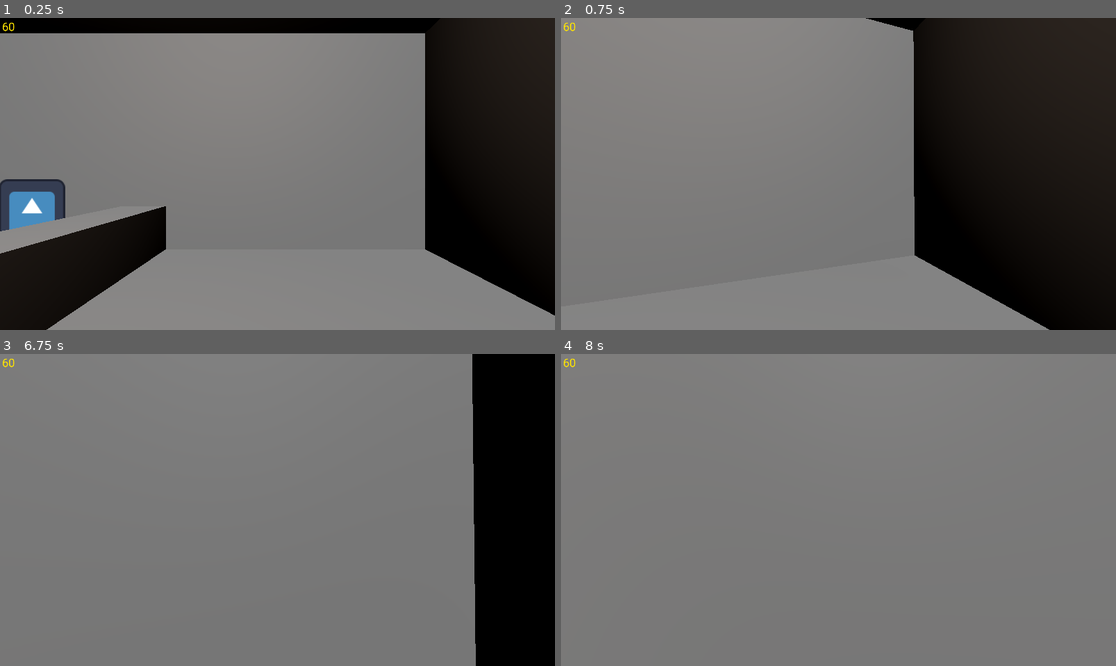
Above: before the commit, frames 1-4 (two rows, left to right).
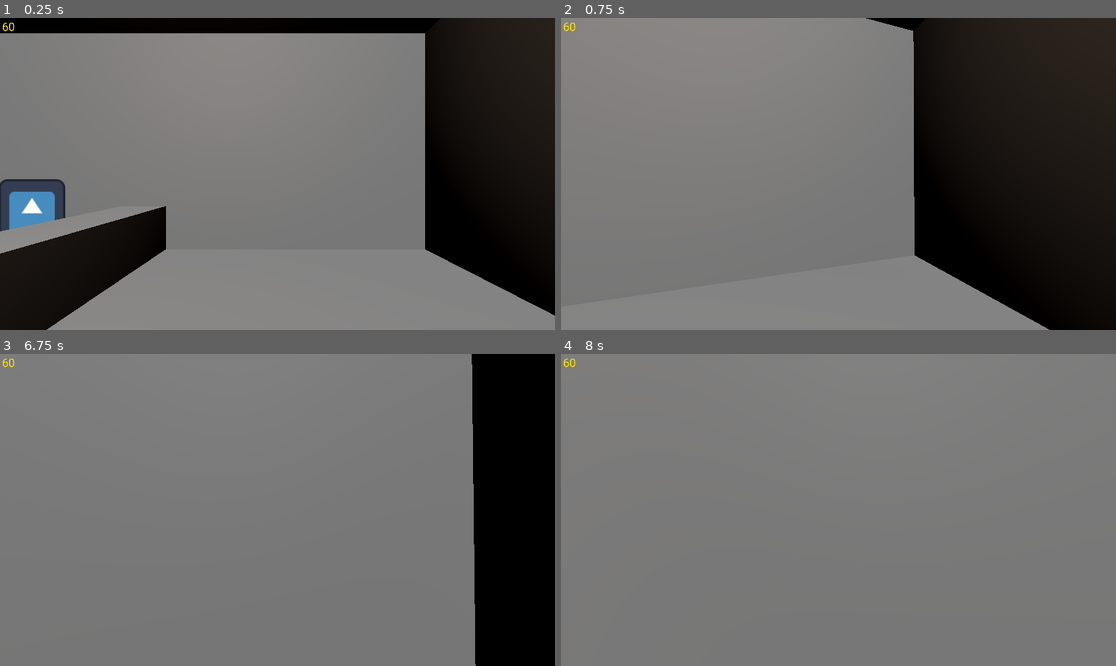
Above: after the commit, the same moments.

Repository: chybby/ldjam51
Game: Godot game, scene res://scenes/Game.tscn
Two runs of this game, one before a commit and one after it. Both use one fixed random seed, a clock stepped at 60 frames per second and the inputs below. The engine's default icon, where the game draws it, is replaced by a stand-in: a white triangle on a blue panel in a dark square.
Inputs (mouse positions are in pixels of both pictures, inside the frame that each line leads up to):
- Up to frame 1 (0.25 s): no input
- Up to frame 2 (0.75 s): tap Enter at 0.5 s; move the mouse to (866, 174) at 0.52 s; hold W (move_forward) from 0.53 s (still down)
- Up to frame 3 (6.75 s): move the mouse to (249, 510) at 1.27 s; tap Space at 2, 3.5, 5 s; move the mouse to (288, 503) at 2.02 s; tap Enter at 2.75, 4.25 s; move the mouse to (271, 516) at 2.77 s; move the mouse to (316, 513) at 3.52 s; move the mouse to (233, 506) at 4.27 s; move the mouse to (283, 510) at 5.02 s; move the mouse to (255, 503) at 5.77 s; release W (move_forward) at 5.78 s; hold D (move_right) 5.78-6.53 s; move the mouse to (305, 510) at 6.52 s; hold W (move_forward) from 6.53 s (still down)
- Up to frame 4 (8 s): keep holding W (move_forward); move the mouse to (810, 510) at 7.27 s

The runs differ from the first frame. In frame 3, less than 0.1% of the frame differs, in the area x 84-86%, y 0-100%; in frame 4, less than 0.1%.

Commit message:
Make cafe bigger.

Diff:
--- a/scenes/Cafe.tscn
+++ b/scenes/Cafe.tscn
@@ -1,10 +1,10 @@
 [gd_scene load_steps=15 format=3 uid="uid://r4ni5b7ycshx"]
 
 [sub_resource type="BoxShape3D" id="BoxShape3D_d1fc5"]
-size = Vector3(10, 1, 10)
+size = Vector3(20, 1, 10)
 
 [sub_resource type="PlaneMesh" id="PlaneMesh_ria0y"]
-size = Vector2(10, 10)
+size = Vector2(20, 10)
 
 [sub_resource type="BoxShape3D" id="BoxShape3D_0mv6x"]
 size = Vector3(1, 1, 10)
@@ -13,22 +13,22 @@
 size = Vector3(1, 1, 10)
 
 [sub_resource type="BoxShape3D" id="BoxShape3D_j2eyu"]
-size = Vector3(10, 1, 10)
+size = Vector3(20, 1, 10)
 
 [sub_resource type="PlaneMesh" id="PlaneMesh_ohe3g"]
-size = Vector2(10, 10)
+size = Vector2(20, 10)
 
 [sub_resource type="BoxShape3D" id="BoxShape3D_udxxt"]
-size = Vector3(10, 5, 1)
+size = Vector3(20, 5, 1)
 
 [sub_resource type="PlaneMesh" id="PlaneMesh_xn4hf"]
-size = Vector2(10, 5)
+size = Vector2(20, 5)
 
 [sub_resource type="BoxShape3D" id="BoxShape3D_ej5e2"]
-size = Vector3(10, 5, 1)
+size = Vector3(20, 5, 1)
 
 [sub_resource type="PlaneMesh" id="PlaneMesh_f45oq"]
-size = Vector2(10, 5)
+size = Vector2(20, 5)
 
 [sub_resource type="BoxShape3D" id="BoxShape3D_a2s67"]
 size = Vector3(10, 5, 1)
@@ -47,10 +47,11 @@
 [node name="Floor" type="StaticBody3D" parent="."]
 
 [node name="CollisionShape3d" type="CollisionShape3D" parent="Floor"]
-transform = Transform3D(1, 0, 0, 0, 1, 0, 0, 0, 1, 0, -0.5, 0)
+transform = Transform3D(1, 0, 0, 0, 1, 0, 0, 0, 1, -5, -0.5, 0)
 shape = SubResource("BoxShape3D_d1fc5")
 
 [node name="MeshInstance3d" type="MeshInstance3D" parent="Floor"]
+transform = Transform3D(1, 0, 0, 0, 1, 0, 0, 0, 1, -5, 0, 0)
 mesh = SubResource("PlaneMesh_ria0y")
 
 [node name="Bar" type="StaticBody3D" parent="."]
@@ -67,43 +68,43 @@
 [node name="Ceiling" type="StaticBody3D" parent="."]
 
 [node name="CollisionShape3d" type="CollisionShape3D" parent="Ceiling"]
-transform = Transform3D(1, 0, 0, 0, 1, 0, 0, 0, 1, 0, 5.5, 0)
+transform = Transform3D(1, 0, 0, 0, 1, 0, 0, 0, 1, -5, 5.5, 0)
 shape = SubResource("BoxShape3D_j2eyu")
 
 [node name="MeshInstance3d" type="MeshInstance3D" parent="Ceiling"]
-transform = Transform3D(1, 0, 0, 0, -1, 8.74228e-08, 0, -8.74228e-08, -1, 0, 5, 0)
+transform = Transform3D(1, 0, 0, 0, -1, 8.74228e-08, 0, -8.74228e-08, -1, -5, 5, 0)
 mesh = SubResource("PlaneMesh_ohe3g")
 
 [node name="Wall1" type="StaticBody3D" parent="."]
 
 [node name="CollisionShape3d" type="CollisionShape3D" parent="Wall1"]
-transform = Transform3D(1, 0, 0, 0, 1, 0, 0, 0, 1, 0, 2.5, -5.5)
+transform = Transform3D(1, 0, 0, 0, 1, 0, 0, 0, 1, -5, 2.5, -5.5)
 shape = SubResource("BoxShape3D_udxxt")
 
 [node name="MeshInstance3d" type="MeshInstance3D" parent="Wall1"]
-transform = Transform3D(1, 0, 0, 0, -4.37114e-08, -1, 0, 1, -4.37114e-08, 0, 2.5, -5)
+transform = Transform3D(1, 0, 0, 0, -4.37114e-08, -1, 0, 1, -4.37114e-08, -5, 2.5, -5)
 mesh = SubResource("PlaneMesh_xn4hf")
 skeleton = NodePath("../../Floor")
 
 [node name="Wall4" type="StaticBody3D" parent="."]
 
 [node name="CollisionShape3d" type="CollisionShape3D" parent="Wall4"]
-transform = Transform3D(1, 0, 0, 0, 1, 0, 0, 0, 1, 0, 2.5, 5.5)
+transform = Transform3D(1, 0, 0, 0, 1, 0, 0, 0, 1, -5, 2.5, 5.5)
 shape = SubResource("BoxShape3D_ej5e2")
 
 [node name="MeshInstance3d" type="MeshInstance3D" parent="Wall4"]
-transform = Transform3D(-1, -8.74228e-08, 3.82137e-15, 0, -4.37114e-08, -1, 8.74228e-08, -1, 4.37114e-08, 0, 2.5, 5)
+transform = Transform3D(-1, -8.74228e-08, 3.82137e-15, 0, -4.37114e-08, -1, 8.74228e-08, -1, 4.37114e-08, -5, 2.5, 5)
 mesh = SubResource("PlaneMesh_f45oq")
 skeleton = NodePath("../../Floor")
 
 [node name="Wall3" type="StaticBody3D" parent="."]
 
 [node name="CollisionShape3d" type="CollisionShape3D" parent="Wall3"]
-transform = Transform3D(-4.37114e-08, 0, 1, 0, 1, 0, -1, 0, -4.37114e-08, -5.5, 2.5, 0)
+transform = Transform3D(-4.37114e-08, 0, 1, 0, 1, 0, -1, 0, -4.37114e-08, -15.5, 2.5, 0)
 shape = SubResource("BoxShape3D_a2s67")
 
 [node name="MeshInstance3d" type="MeshInstance3D" parent="Wall3"]
-transform = Transform3D(-4.37114e-08, 1, -4.37114e-08, 0, -4.37114e-08, -1, -1, -4.37114e-08, 1.91069e-15, -5, 2.5, 0)
+transform = Transform3D(-4.37114e-08, 1, -4.37114e-08, 0, -4.37114e-08, -1, -1, -4.37114e-08, 1.91069e-15, -15, 2.5, 0)
 mesh = SubResource("PlaneMesh_c3cj7")
 skeleton = NodePath("../../Floor")
 
